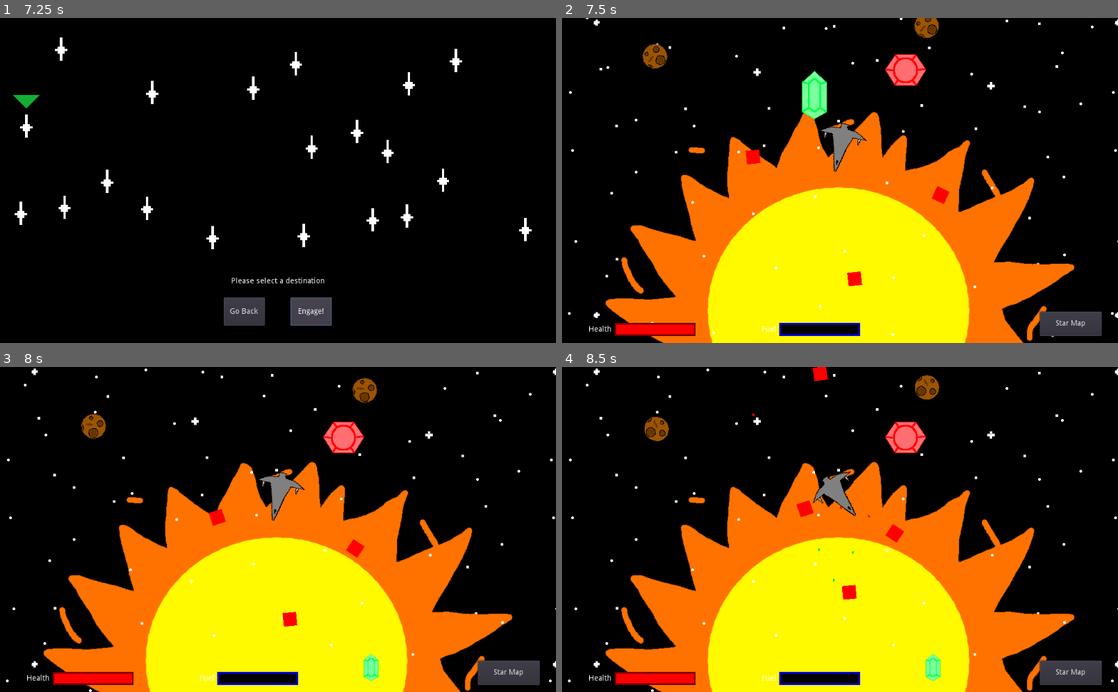
Above: before the commit, frames 1-4 (two rows, left to right).
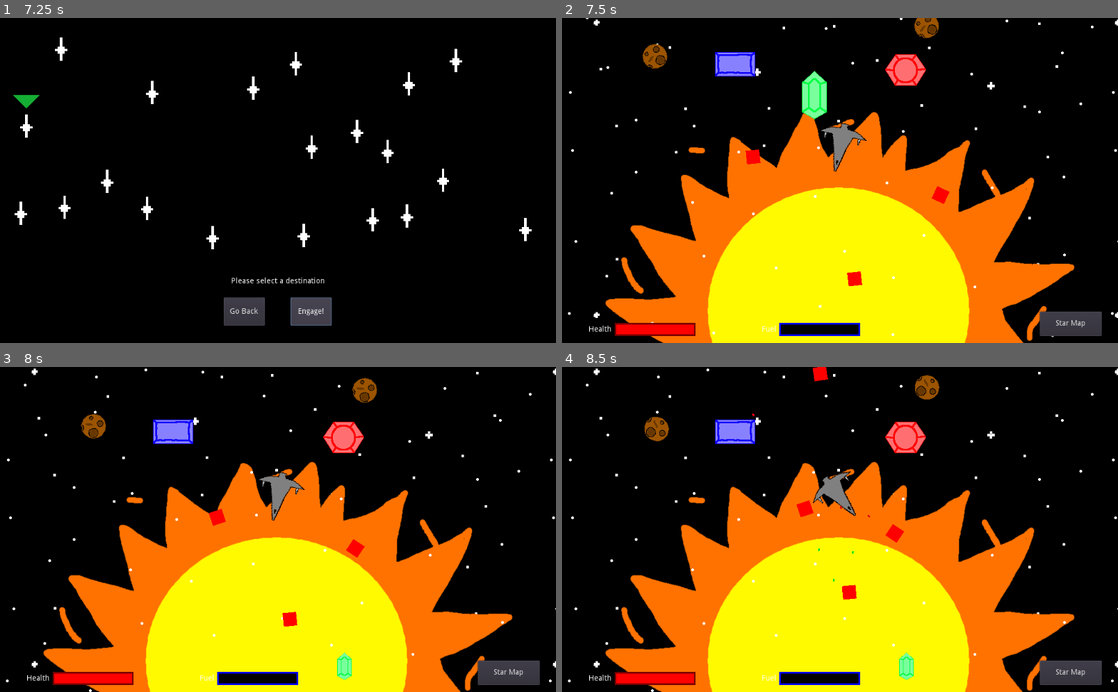
Above: after the commit, the same moments.

Repository: jlpatter/GodotSpaceShooter
Game: Godot game, scene res://src/Misc/GippiesSplash.tscn
Same seed, same stepped clock (60 frames per second), same inputs: the game is played once before the commit and once after it.
Inputs (mouse positions are in pixels of both pictures, inside the frame that each line leads up to):
- Up to frame 1 (7.25 s): tap Enter at 0.5, 2 s; hold D (move_right) 0.53-1.28 s; tap Space (shoot) at 0.6, 1.25, 1.35, 2.1, 2.75, 2.85, 3.6, 4.35 s; hold A (move_left) 1.28-2.03 s; hold D (move_right) 2.03-2.78 s; hold W (move_up) 2.78-3.53 s; hold A (move_left) 3.53-5 s; tap M (map) at 4.15 s; click "Star Map" at 5 s; click (27, 125) at 5.77 s; click "Engage!" at 6.5 s
- Up to frame 2 (7.5 s): click "Go Back" at 7.25 s
- Up to frame 3 (8 s): no input
- Up to frame 4 (8.5 s): hold A (move_left) from 8.03 s (still down); tap Space (shoot) at 8.1 s

Frame 1 is identical in both runs. In frame 2, 0.6% of the frame differs, in the area x 27-35%, y 10-19%; in frame 3, 0.9%, in the area x 27-69%, y 16-97%; in frame 4, 0.9%.

Commit message:
Added blue gem

Diff:
--- /dev/null
+++ b/src/Actors/BlueGem.gd
@@ -0,0 +1,8 @@
+extends Node2D
+
+
+
+func _on_Area2D_body_entered(body):
+	if "Player" in body.name:
+		body.add_gem("Blue")
+		queue_free()
--- /dev/null
+++ b/src/Actors/BlueGem.tscn
@@ -0,0 +1,21 @@
+[gd_scene load_steps=4 format=2]
+
+[ext_resource path="res://Assets/BlueGem.png" type="Texture" id=1]
+[ext_resource path="res://src/Actors/BlueGem.gd" type="Script" id=2]
+
+[sub_resource type="RectangleShape2D" id=1]
+extents = Vector2( 37.1874, 22.768 )
+
+[node name="BlueGem" type="Node2D"]
+script = ExtResource( 2 )
+
+[node name="BlueGem" type="Sprite" parent="."]
+texture = ExtResource( 1 )
+
+[node name="Area2D" type="Area2D" parent="."]
+
+[node name="CollisionShape2D" type="CollisionShape2D" parent="Area2D"]
+position = Vector2( 0.530327, -1.06066 )
+shape = SubResource( 1 )
+
+[connection signal="body_entered" from="Area2D" to="." method="_on_Area2D_body_entered"]
--- a/src/Actors/Player.gd
+++ b/src/Actors/Player.gd
@@ -97,6 +97,9 @@
 	elif gem == "Red":
 		PlayerVariables.has_red = true
 		get_parent().get_node("CanvasLayer/UI/RedGem").show()
+	elif gem == "Blue":
+		PlayerVariables.has_blue = true
+		get_parent().get_node("CanvasLayer/UI/BlueGem").show()
 
 func activate_map():
 	if not map_is_active:
--- a/src/Levels/Level1.tscn
+++ b/src/Levels/Level1.tscn
@@ -8,6 +8,7 @@
 [ext_resource path="res://src/Levels/Level1.gd" type="Script" id=6]
 [ext_resource path="res://src/Actors/GreenGem.tscn" type="PackedScene" id=7]
 [ext_resource path="res://src/Actors/RedGem.tscn" type="PackedScene" id=8]
+[ext_resource path="res://src/Actors/BlueGem.tscn" type="PackedScene" id=9]
 
 [node name="Level1" type="Node2D"]
 script = ExtResource( 6 )
@@ -48,3 +49,6 @@
 
 [node name="RedGem" parent="." instance=ExtResource( 8 )]
 position = Vector2( 634.698, 304.295 )
+
+[node name="BlueGem" parent="." instance=ExtResource( 9 )]
+position = Vector2( 323.126, 299.538 )
--- a/src/Levels/Map.gd
+++ b/src/Levels/Map.gd
@@ -46,6 +46,8 @@
 		$GreenGem.show()
 	if PlayerVariables.has_red:
 		$RedGem.show()
+	if PlayerVariables.has_blue:
+		$BlueGem.show()
 
 func _on_EngageButton_pressed():
 	var pressed_destinations = []
--- a/src/Levels/Map.tscn
+++ b/src/Levels/Map.tscn
@@ -1,9 +1,10 @@
-[gd_scene load_steps=5 format=2]
+[gd_scene load_steps=6 format=2]
 
 [ext_resource path="res://src/Levels/CurrentPointer.tscn" type="PackedScene" id=1]
 [ext_resource path="res://Assets/GreenGem2.png" type="Texture" id=2]
 [ext_resource path="res://Assets/RedGem.png" type="Texture" id=3]
 [ext_resource path="res://src/Levels/Map.gd" type="Script" id=4]
+[ext_resource path="res://Assets/BlueGem.png" type="Texture" id=5]
 
 [node name="Map" type="Control"]
 anchor_right = 1.0
@@ -107,11 +108,28 @@
 
 [node name="RedGem" type="TextureRect" parent="."]
 visible = false
-margin_left = 710.446
-margin_top = 508.818
-margin_right = 755.446
-margin_bottom = 551.818
+anchor_left = 0.5
+anchor_top = 1.0
+anchor_right = 0.5
+anchor_bottom = 1.0
+margin_left = 198.446
+margin_top = -91.182
+margin_right = 243.446
+margin_bottom = -48.182
 texture = ExtResource( 3 )
+expand = true
+
+[node name="BlueGem" type="TextureRect" parent="."]
+visible = false
+anchor_left = 0.5
+anchor_top = 1.0
+anchor_right = 0.5
+anchor_bottom = 1.0
+margin_left = 267.891
+margin_top = -89.732
+margin_right = 307.891
+margin_bottom = -49.732
+texture = ExtResource( 5 )
 expand = true
 
 [connection signal="pressed" from="EngageButton" to="." method="_on_EngageButton_pressed"]
--- a/src/Misc/UI.gd
+++ b/src/Misc/UI.gd
@@ -7,6 +7,8 @@
 		$GreenGem.show()
 	if PlayerVariables.has_red:
 		$RedGem.show()
+	if PlayerVariables.has_blue:
+		$BlueGem.show()
 
 func _on_StarMapBtn_pressed():
 	get_parent().get_parent().get_node("Player").activate_map()
--- a/src/Misc/UI.tscn
+++ b/src/Misc/UI.tscn
@@ -1,8 +1,9 @@
-[gd_scene load_steps=8 format=2]
+[gd_scene load_steps=9 format=2]
 
 [ext_resource path="res://src/Misc/UI.gd" type="Script" id=1]
 [ext_resource path="res://Assets/GreenGem2.png" type="Texture" id=2]
 [ext_resource path="res://Assets/RedGem.png" type="Texture" id=3]
+[ext_resource path="res://Assets/BlueGem.png" type="Texture" id=4]
 
 [sub_resource type="StyleBoxFlat" id=1]
 bg_color = Color( 1, 0, 0, 1 )
@@ -121,10 +122,10 @@
 anchor_top = 1.0
 anchor_right = 1.0
 anchor_bottom = 1.0
-margin_left = -355.141
-margin_top = -72.1189
-margin_right = -326.141
-margin_bottom = -15.1189
+margin_left = -403.876
+margin_top = -74.2378
+margin_right = -374.876
+margin_bottom = -17.2378
 texture = ExtResource( 2 )
 expand = true
 __meta__ = {
@@ -137,11 +138,27 @@
 anchor_top = 1.0
 anchor_right = 1.0
 anchor_bottom = 1.0
-margin_left = -303.565
-margin_top = -63.9117
-margin_right = -263.565
-margin_bottom = -23.9117
+margin_left = -358.657
+margin_top = -67.09
+margin_right = -318.657
+margin_bottom = -27.09
 texture = ExtResource( 3 )
 expand = true
 
+[node name="BlueGem" type="TextureRect" parent="."]
+visible = false
+anchor_left = 1.0
+anchor_top = 1.0
+anchor_right = 1.0
+anchor_bottom = 1.0
+margin_left = -298.268
+margin_top = -68.1495
+margin_right = -258.268
+margin_bottom = -28.1495
+texture = ExtResource( 4 )
+expand = true
+__meta__ = {
+"_edit_use_anchors_": false
+}
+
 [connection signal="pressed" from="StarMapBtn" to="." method="_on_StarMapBtn_pressed"]
--- a/src/PlayerVariables.gd
+++ b/src/PlayerVariables.gd
@@ -4,3 +4,4 @@
 var fuel = 0
 var has_green = false
 var has_red = false
+var has_blue = false
Binary file added: Assets/BlueGem.png
Not shown, added: Assets/BlueGem.png.import
Not shown: 1 places in src/Levels/Level1.tscn that only renumber resources
Not shown, added: Assets/BlueGem.kra
